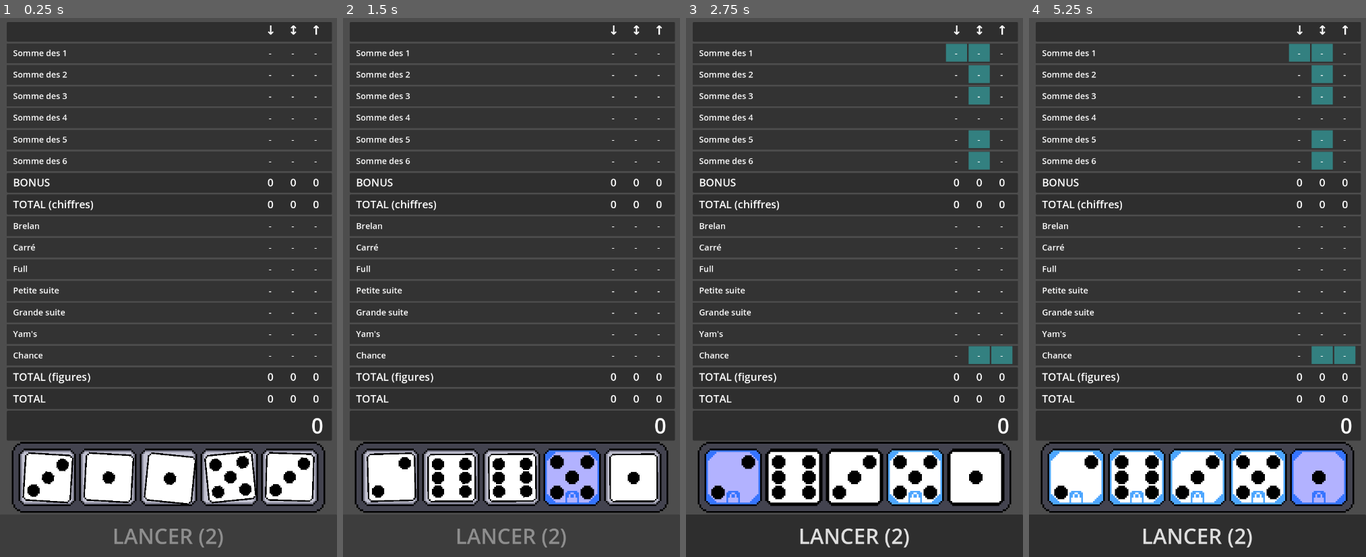
Above: before the commit, frames 1-4 (left to right).
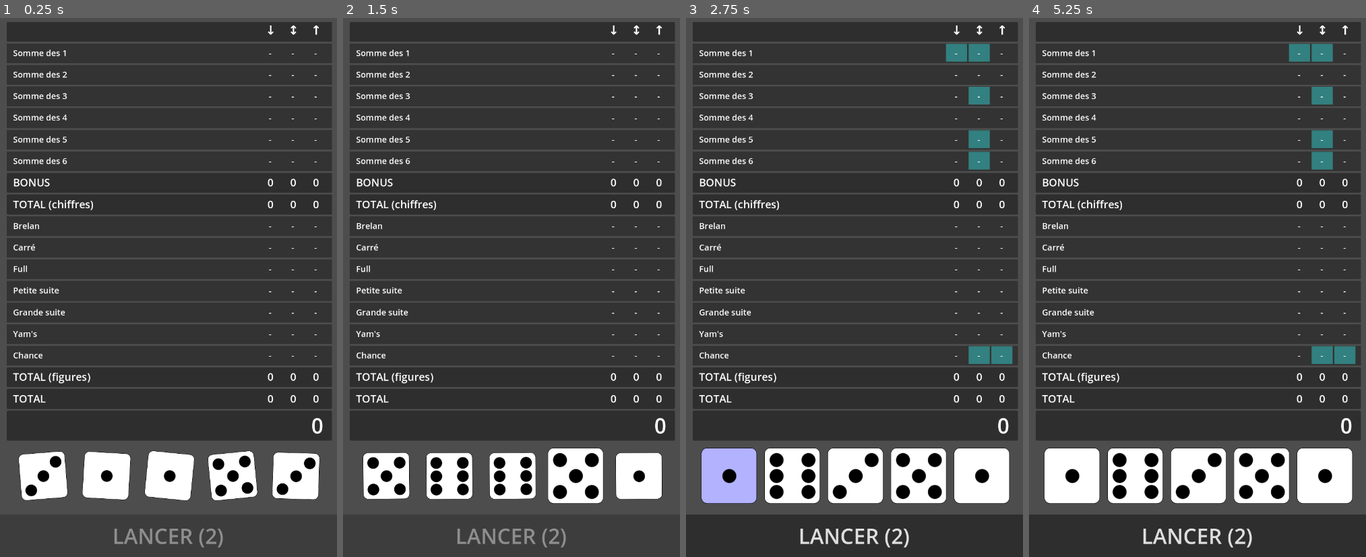
Above: after the commit, the same moments.

Repository: MicCode/yamsatro
Game: Godot game, scene res://main/main.tscn
Same seed, same stepped clock (60 frames per second), same inputs: the game is played once before the commit and once after it.
Inputs (mouse positions are in pixels of both pictures, inside the frame that each line leads up to; where the layout moved, square brackets give the same spot in the first picture):
- Up to frame 1 (0.25 s): no input
- Up to frame 2 (1.5 s): move the mouse to (612, 50) at 0.52 s; click (612, 50) at 0.67 s; click (548, 449) [572, 476] at 1.25 s
- Up to frame 3 (2.75 s): click (733, 476) at 2.02 s
- Up to frame 4 (5.25 s): click (1045, 449) at 2.77 s; click (1106, 449) [1136, 476] at 3.5 s; click (1170, 449) [1197, 476] at 4.25 s; click (1298, 449) [1318, 476] at 5 s

The runs differ from the first frame. In frame 1, 5.4% of the frame differs, in the area x 3-97%, y 78-92%; in frame 2, 6.4%; in frame 3, 5.1%; in frame 4, 6.5%, in the area x 3-97%, y 8-92%.

Commit message:
feat: used better display for dice

Diff:
--- a/globals/Game.gd
+++ b/globals/Game.gd
@@ -15,12 +15,12 @@
 var remaining_rolls: int = 10000
 var dice_rolling = false
 var all_dice_faces: Array[DieFace] = [
-	DieFace.build("1", 1),
-	DieFace.build("2", 2),
-	DieFace.build("3", 3),
-	DieFace.build("4", 4),
-	DieFace.build("5", 5),
-	DieFace.build("6", 6)
+	DieFace.build("1", 1, "0000001"),
+	DieFace.build("2", 2, "0011000"),
+	DieFace.build("3", 3, "0011001"),
+	DieFace.build("4", 4, "1011010"),
+	DieFace.build("5", 5, "1011011"),
+	DieFace.build("6", 6, "1111110")
 ]
 
 func init_game(new_game_variant: Enums.GameVariants):
--- a/main/main.tscn
+++ b/main/main.tscn
@@ -2,7 +2,6 @@
 
 [ext_resource type="Script" uid="uid://c0kgxj8osawap" path="res://main/main.gd" id="1_53q0u"]
 [ext_resource type="PackedScene" uid="uid://bjejhuy3nuap6" path="res://scenes/DiceTray.tscn" id="2_pjrb6"]
-[ext_resource type="Texture2D" uid="uid://b4lh5y670dyha" path="res://assets/background.png" id="2_xwkvk"]
 [ext_resource type="PackedScene" uid="uid://4qurwmwm1hfv" path="res://ui/scores/ScoresUI.tscn" id="4_c651c"]
 
 [node name="Main" type="Node2D"]
@@ -16,15 +15,13 @@
 offset_bottom = 928.0
 rotation = 3.14159
 scale = Vector2(4, 4)
-texture = ExtResource("2_xwkvk")
 
 [node name="Camera2D" type="Camera2D" parent="."]
 position = Vector2(401, 640)
 
 [node name="DiceTray" parent="." instance=ExtResource("2_pjrb6")]
 unique_name_in_owner = true
-position = Vector2(29, 1007)
-scale = Vector2(4, 4)
+position = Vector2(30, 1014)
 
 [node name="RollButton" type="Button" parent="."]
 unique_name_in_owner = true
--- a/scenes/DiceTray.gd
+++ b/scenes/DiceTray.gd
@@ -6,7 +6,7 @@
 	roll_all()
 	for die in Game.all_dice:
 		die.pressed.connect(on_die_pressed.bind(die))
-	Game.remaining_rolls_changed.connect(_on_remaining_rolls_changed)
+		die.finished_rolling.connect(_on_dice_roll_finished)
 
 func roll_all():
 	Game.change_dice_rolling(true)
@@ -40,9 +40,3 @@
 	if all_finished:
 		Game.update_active_figures()
 		Game.change_dice_rolling(false)
-
-func _on_remaining_rolls_changed():
-	if Game.remaining_rolls <= 0:
-		%Background.modulate = Color(0.7, 0.7, 1, 1)
-	else:
-		%Background.modulate = Color(1, 1, 1, 1)
--- a/scenes/DiceTray.tscn
+++ b/scenes/DiceTray.tscn
@@ -1,83 +1,30 @@
-[gd_scene load_steps=4 format=3 uid="uid://bjejhuy3nuap6"]
+[gd_scene load_steps=3 format=3 uid="uid://bjejhuy3nuap6"]
 
-[ext_resource type="Texture2D" uid="uid://b02qobo4mq5gb" path="res://assets/dice-tray.png" id="1_2c6pq"]
 [ext_resource type="Script" uid="uid://bhu7d6pbys4ne" path="res://scenes/DiceTray.gd" id="1_qqici"]
-[ext_resource type="PackedScene" uid="uid://dpknk013ekr63" path="res://scenes/Die.tscn" id="2_ds6xh"]
+[ext_resource type="PackedScene" uid="uid://buvhajfabvs81" path="res://scenes/Die.tscn" id="2_ds6xh"]
 
 [node name="DiceTray" type="Node2D"]
 script = ExtResource("1_qqici")
 
-[node name="Background" type="TextureRect" parent="."]
-unique_name_in_owner = true
-anchors_preset = -1
-anchor_left = -0.073
-anchor_top = -0.026
-anchor_right = 0.16
-anchor_bottom = 0.007
-offset_left = 0.399998
-offset_top = 0.279999
-offset_right = -1.52588e-05
-offset_bottom = 0.04
-pivot_offset = Vector2(93, 21)
-texture = ExtResource("1_2c6pq")
-
-[node name="Die1" parent="." instance=ExtResource("2_ds6xh")]
-anchors_preset = 0
-anchor_left = 0.0
-anchor_top = 0.0
-anchor_right = 0.0
-anchor_bottom = 0.0
-offset_left = 5.4
-offset_top = 5.28
-offset_right = 37.4
-offset_bottom = 37.28
+[node name="Die" parent="." instance=ExtResource("2_ds6xh")]
+scale = Vector2(0.9, 0.9)
 
 [node name="Die2" parent="." instance=ExtResource("2_ds6xh")]
-anchors_preset = 0
-anchor_left = 0.0
-anchor_top = 0.0
-anchor_right = 0.0
-anchor_bottom = 0.0
-offset_left = 41.4
-offset_top = 5.28
-offset_right = 73.4
-offset_bottom = 37.28
+offset_left = 150.0
+offset_right = 150.0
+scale = Vector2(0.9, 0.9)
 
 [node name="Die3" parent="." instance=ExtResource("2_ds6xh")]
-anchors_preset = 0
-anchor_left = 0.0
-anchor_top = 0.0
-anchor_right = 0.0
-anchor_bottom = 0.0
-offset_left = 77.4
-offset_top = 5.28
-offset_right = 109.4
-offset_bottom = 37.28
+offset_left = 300.0
+offset_right = 300.0
+scale = Vector2(0.9, 0.9)
 
 [node name="Die4" parent="." instance=ExtResource("2_ds6xh")]
-anchors_preset = 0
-anchor_left = 0.0
-anchor_top = 0.0
-anchor_right = 0.0
-anchor_bottom = 0.0
-offset_left = 113.4
-offset_top = 5.28
-offset_right = 145.4
-offset_bottom = 37.28
+offset_left = 450.0
+offset_right = 450.0
+scale = Vector2(0.9, 0.9)
 
 [node name="Die5" parent="." instance=ExtResource("2_ds6xh")]
-anchors_preset = 0
-anchor_left = 0.0
-anchor_top = 0.0
-anchor_right = 0.0
-anchor_bottom = 0.0
-offset_left = 149.4
-offset_top = 5.28
-offset_right = 181.4
-offset_bottom = 37.28
-
-[connection signal="finished_rolling" from="Die1" to="." method="_on_dice_roll_finished"]
-[connection signal="finished_rolling" from="Die2" to="." method="_on_dice_roll_finished"]
-[connection signal="finished_rolling" from="Die3" to="." method="_on_dice_roll_finished"]
-[connection signal="finished_rolling" from="Die4" to="." method="_on_dice_roll_finished"]
-[connection signal="finished_rolling" from="Die5" to="." method="_on_dice_roll_finished"]
+offset_left = 600.0
+offset_right = 600.0
+scale = Vector2(0.9, 0.9)
--- a/scenes/die.gd
+++ b/scenes/die.gd
@@ -6,25 +6,26 @@
 @export var locked = false
 @export var hovered = false
 @export var rolling = false
-
 var face: DieFace
+var dots: Array[Panel] = []
 
 func _ready() -> void:
+	dots = [%P0, %P1, %P2, %P3, %P4, %P5, %P6]
 	change_visual_state()
 
-
 func set_face(new_face: DieFace):
-	var face_sprite = load("res://assets/die/die-" + new_face.name + ".png");
-	if face_sprite:
-		%value.texture = face_sprite
-		face = new_face
-	else:
-		push_error("Die face " + new_face.name + " has no defined sprite")
+	face = new_face
+	var dots_to_activate = get_pattern_dots(face.pattern)
+	for i in dots.size():
+		if dots_to_activate.find(i) >= 0:
+			dots[i].show()
+		else:
+			dots[i].hide()
 
 func roll():
 	rolling = true
 	disabled = true
-	scale = Vector2(0.9, 0.9)
+	scale = Vector2(0.75, 0.75)
 	var roll_count = (randi() % 5) + 5
 	for i in roll_count:
 		set_face(Game.all_dice_faces[randi() % Game.all_dice_faces.size()])
@@ -40,7 +41,7 @@
 	finished_rolling.emit()
 	%hit.pitch_scale = 1.8
 	%hit.play()
-	scale = Vector2(1, 1)
+	scale = Vector2(0.9, 0.9)
 
 func lock():
 	locked = !locked
@@ -69,3 +70,9 @@
 func _on_mouse_exited() -> void:
 	hovered = false
 	change_visual_state()
+
+func get_pattern_dots(pattern: String) -> Array[int]:
+	var result: Array[int] = []
+	for i in pattern.length():
+		if pattern[i] == "1": result.append(i)
+	return result
--- a/scenes/die.tscn
+++ b/scenes/die.tscn
@@ -1,49 +1,150 @@
-[gd_scene load_steps=7 format=3 uid="uid://dpknk013ekr63"]
+[gd_scene load_steps=7 format=3 uid="uid://buvhajfabvs81"]
 
-[ext_resource type="Texture2D" uid="uid://dn6677idswug6" path="res://assets/die/die-body.png" id="1_hvcds"]
-[ext_resource type="Script" uid="uid://dvp8bxx7vf4dd" path="res://scenes/Die.gd" id="1_kw4wr"]
-[ext_resource type="Texture2D" uid="uid://cfgrlxbg8f63f" path="res://assets/die/die-6.png" id="2_kw4wr"]
+[ext_resource type="Script" uid="uid://cw0i1yb5cx57s" path="res://scenes/Die.gd" id="1_kw4wr"]
 [ext_resource type="Texture2D" uid="uid://b77h70o5chh0c" path="res://assets/Locked.png" id="4_e5bsa"]
 [ext_resource type="AudioStream" uid="uid://diqcin5ypcri1" path="res://assets/hit.wav" id="5_ya8ws"]
 [ext_resource type="AudioStream" uid="uid://cxxugr807tfo" path="res://assets/click.wav" id="6_irgc1"]
 
+[sub_resource type="StyleBoxFlat" id="StyleBoxFlat_77e4n"]
+bg_color = Color(1, 1, 1, 1)
+border_width_left = 1
+border_width_top = 1
+border_width_right = 1
+border_width_bottom = 1
+border_color = Color(0, 0, 0, 1)
+corner_radius_top_left = 15
+corner_radius_top_right = 15
+corner_radius_bottom_right = 15
+corner_radius_bottom_left = 15
+
+[sub_resource type="StyleBoxFlat" id="StyleBoxFlat_y5ao1"]
+bg_color = Color(0, 0, 0, 1)
+corner_radius_top_left = 20
+corner_radius_top_right = 20
+corner_radius_bottom_right = 20
+corner_radius_bottom_left = 20
+
 [node name="Die" type="TextureButton"]
 anchors_preset = -1
-anchor_left = -0.013
-anchor_top = -0.02
-anchor_right = 0.027
-anchor_bottom = 0.005
-offset_left = 0.400001
-offset_top = -0.400002
-offset_right = 0.4
-offset_bottom = -0.400001
-pivot_offset = Vector2(16, 16)
-size_flags_horizontal = 4
-size_flags_vertical = 4
-mouse_default_cursor_shape = 2
-texture_normal = ExtResource("1_hvcds")
+anchor_right = 0.184
+anchor_bottom = 0.115
+grow_horizontal = 2
+grow_vertical = 2
+pivot_offset = Vector2(74, 74)
+size_flags_horizontal = 3
+size_flags_vertical = 3
+mouse_filter = 1
 script = ExtResource("1_kw4wr")
 
-[node name="value" type="Sprite2D" parent="."]
+[node name="AdvancedDie" type="Panel" parent="."]
+layout_mode = 0
+offset_right = 147.0
+offset_bottom = 147.0
+mouse_filter = 1
+mouse_default_cursor_shape = 2
+theme_override_styles/panel = SubResource("StyleBoxFlat_77e4n")
+
+[node name="P0" type="Panel" parent="AdvancedDie"]
 unique_name_in_owner = true
-position = Vector2(16, 16)
-texture = ExtResource("2_kw4wr")
+layout_mode = 0
+offset_left = 21.0
+offset_top = 21.0
+offset_right = 42.0
+offset_bottom = 42.0
+scale = Vector2(1.75, 1.75)
+pivot_offset = Vector2(10, 10)
+mouse_filter = 1
+theme_override_styles/panel = SubResource("StyleBoxFlat_y5ao1")
 
-[node name="lock" type="Sprite2D" parent="."]
+[node name="P1" type="Panel" parent="AdvancedDie"]
 unique_name_in_owner = true
-position = Vector2(16, 16)
+layout_mode = 0
+offset_left = 21.0
+offset_top = 63.0
+offset_right = 42.0
+offset_bottom = 84.0
+scale = Vector2(1.75, 1.75)
+pivot_offset = Vector2(10, 10)
+mouse_filter = 1
+theme_override_styles/panel = SubResource("StyleBoxFlat_y5ao1")
+
+[node name="P2" type="Panel" parent="AdvancedDie"]
+unique_name_in_owner = true
+layout_mode = 0
+offset_left = 21.0
+offset_top = 105.0
+offset_right = 42.0
+offset_bottom = 126.0
+scale = Vector2(1.75, 1.75)
+pivot_offset = Vector2(10, 10)
+mouse_filter = 1
+theme_override_styles/panel = SubResource("StyleBoxFlat_y5ao1")
+
+[node name="P3" type="Panel" parent="AdvancedDie"]
+unique_name_in_owner = true
+layout_mode = 0
+offset_left = 105.0
+offset_top = 21.0
+offset_right = 126.0
+offset_bottom = 42.0
+scale = Vector2(1.75, 1.75)
+pivot_offset = Vector2(10, 10)
+mouse_filter = 1
+theme_override_styles/panel = SubResource("StyleBoxFlat_y5ao1")
+
+[node name="P4" type="Panel" parent="AdvancedDie"]
+unique_name_in_owner = true
+layout_mode = 0
+offset_left = 105.0
+offset_top = 63.0
+offset_right = 126.0
+offset_bottom = 84.0
+scale = Vector2(1.75, 1.75)
+pivot_offset = Vector2(10, 10)
+mouse_filter = 1
+theme_override_styles/panel = SubResource("StyleBoxFlat_y5ao1")
+
+[node name="P5" type="Panel" parent="AdvancedDie"]
+unique_name_in_owner = true
+layout_mode = 0
+offset_left = 105.0
+offset_top = 105.0
+offset_right = 126.0
+offset_bottom = 126.0
+scale = Vector2(1.75, 1.75)
+pivot_offset = Vector2(10, 10)
+mouse_filter = 1
+theme_override_styles/panel = SubResource("StyleBoxFlat_y5ao1")
+
+[node name="P6" type="Panel" parent="AdvancedDie"]
+unique_name_in_owner = true
+layout_mode = 0
+offset_left = 63.0
+offset_top = 63.0
+offset_right = 84.0
+offset_bottom = 84.0
+scale = Vector2(1.75, 1.75)
+pivot_offset = Vector2(10, 10)
+mouse_filter = 1
+theme_override_styles/panel = SubResource("StyleBoxFlat_y5ao1")
+
+[node name="lock" type="Sprite2D" parent="AdvancedDie"]
+unique_name_in_owner = true
+visible = false
+position = Vector2(73.5, 73.5)
+scale = Vector2(4.59375, 4.59375)
 texture = ExtResource("4_e5bsa")
 
-[node name="hit" type="AudioStreamPlayer" parent="."]
+[node name="hit" type="AudioStreamPlayer" parent="AdvancedDie"]
 unique_name_in_owner = true
 stream = ExtResource("5_ya8ws")
 volume_db = -12.18
 pitch_scale = 1.86
 
-[node name="click" type="AudioStreamPlayer" parent="."]
+[node name="click" type="AudioStreamPlayer" parent="AdvancedDie"]
 unique_name_in_owner = true
 stream = ExtResource("6_irgc1")
 volume_db = -6.0
 
-[connection signal="mouse_entered" from="." to="." method="_on_mouse_entered"]
-[connection signal="mouse_exited" from="." to="." method="_on_mouse_exited"]
+[connection signal="mouse_entered" from="AdvancedDie" to="." method="_on_mouse_entered"]
+[connection signal="mouse_exited" from="AdvancedDie" to="." method="_on_mouse_exited"]
--- a/types/die-face.gd
+++ b/types/die-face.gd
@@ -3,10 +3,22 @@
 @export var name: String;
 @export var value: int;
 @export var special: bool;
+@export var pattern: String;
+# Pattern bits:
+#  .           .
+#  0           3
+#
+#  .     .     .
+#  1     6     4
+#
+#  .           .
+#  2           5
+#
 
-static func build(_name: String, _value: int, _special: bool = false):
+static func build(_name: String, _value: int, _pattern: String, _special: bool = false):
 	var die = DieFace.new()
 	die.name = _name
 	die.value = _value
 	die.special = _special
+	die.pattern = _pattern
 	return die
--- a/ui/scores/ScoresUI.tscn
+++ b/ui/scores/ScoresUI.tscn
@@ -160,6 +160,7 @@
 category = 3
 
 [node name="TotalScore" type="Panel" parent="Panel/Container"]
+unique_name_in_owner = true
 layout_mode = 2
 size_flags_vertical = 3
 size_flags_stretch_ratio = 1.5
Binary file removed: assets/background.png
Not shown, removed: assets/background.png.import
Binary file removed: assets/dice-tray.png
Not shown, removed: assets/dice-tray.png.import
Binary file removed: assets/die/die-1.png
Not shown, removed: assets/die/die-1.png.import
Binary file removed: assets/die/die-2.png
Not shown, removed: assets/die/die-2.png.import
Binary file removed: assets/die/die-3.png
Not shown, removed: assets/die/die-3.png.import
Binary file removed: assets/die/die-4.png
Not shown, removed: assets/die/die-4.png.import
(and 7 more such lines)
